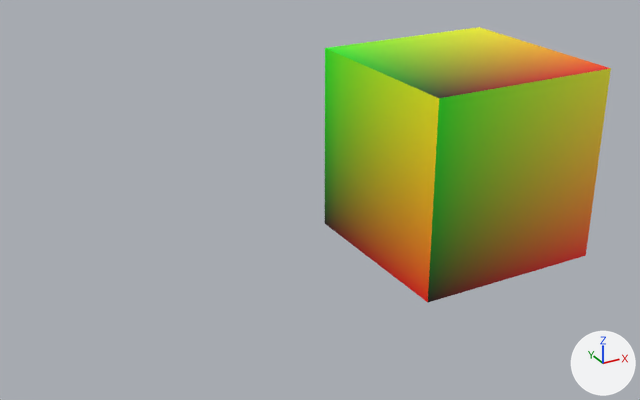
What one commit did to the Blender file Phoenix.blend.
Before and after are seen from a 50 mm lens placed at (-0.35, -1.723, 0.812), pointed at (0.588, -0.018, -0.041). The axes (+X, +Y, +Z) are drawn at lower right. The lights are the same throughout.

The older version as bpy lines, for what is in view:
```python
me_cube_008 = bpy.data.meshes.new('Cube.008')
me_cube_008.from_pydata(...)  # a box spanning x -0.25..0.25, y -0.25..0.25, z -0.25..0.25
me_cube_008.materials.append(mat_material_003)
ob_boxsmall = bpy.data.objects.new('boxSmall', me_cube_008)
ob_boxsmall.location = (1.0, 0.0, 0.0)
```
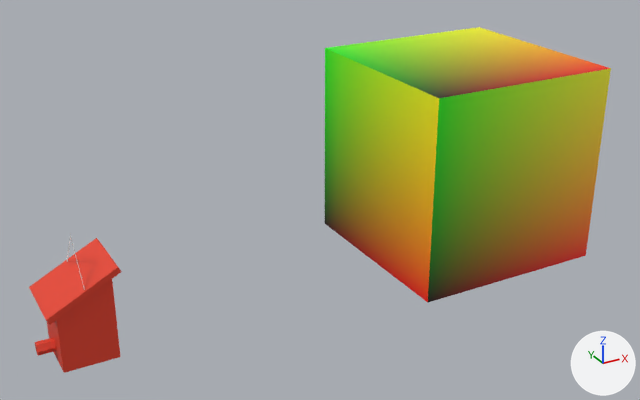
The change, as a diff of the scene's bpy script:
```diff
--- a/Phoenix.blend.py
+++ b/Phoenix.blend.py
@@ me_cube_011 @@
+me_cube_011.from_pydata(...)  # 34 vertices, 24 faces; spans x -0.101..0.079, y -0.079..0.079, z -0.291..-0.001
+# faces by material slot: [22, 2]
+me_cube_011.materials.append(mat_material)  # red #e7412a
+me_cube_011.materials.append(mat_material_001)  # white #e7e7e7
@@ ob_birdhouse @@
+ob_birdhouse = bpy.data.objects.new('Birdhouse', me_cube_011)
+ob_birdhouse.location = (0.0, 0.0, 0.0)
```

Where the change shows, as pixel boxes (x1, y1, x2, y2) in the pictures (640 x 400 px):
'Birdhouse', added (red): after (29, 235, 122, 373)
    faces in mat_material (red #e7412a): (29, 238, 122, 373)
